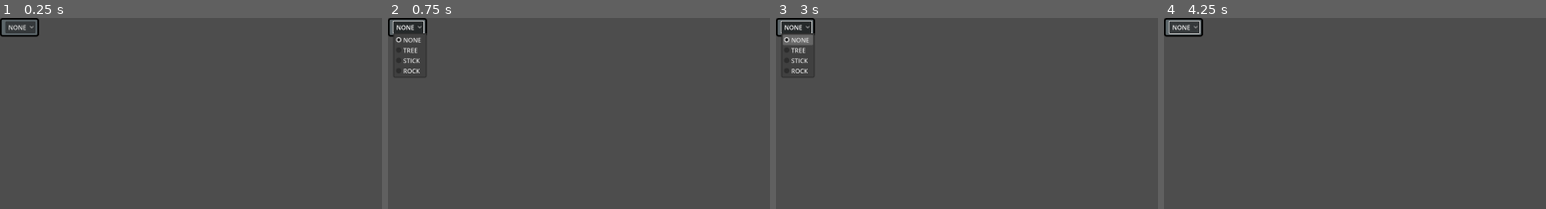
Above: before the commit, frames 1-4 (left to right).
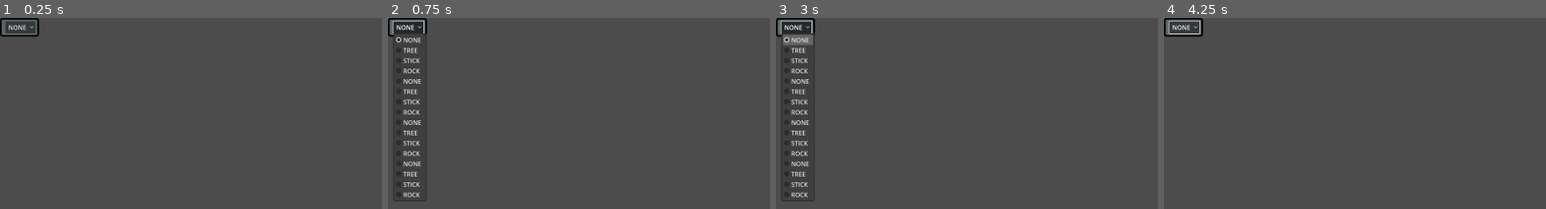
Above: after the commit, the same moments.

Repository: tefla/SpecialCirumstances
Game: Godot game, scene res://Unit/Components/Scanner/ScanFor/ScanForBlock.tscn
Same seed, same stepped clock (60 frames per second), same inputs: the game is played once before the commit and once after it. This scene is started directly instead of the project's main scene.
Inputs (mouse positions are % of the whole screen's width and height, from its top left):
- Up to frame 1 (0.25 s): no input
- Up to frame 2 (0.75 s): click "NONE" at 0.5 s
- Up to frame 3 (3 s): tap Enter at 1.25, 2.75 s; move the mouse to (72, 45) at 1.27 s; press the mouse at (72, 45) at 1.28 s; hold D (RightKey) 1.28-2 s; release the mouse at (72, 45) at 2 s; tap Space at 2 s; drag from (30, 55) to (45, 70) at 2.02 s; move the mouse to (60, 28) at 2.77 s; hold D (RightKey) from 2.78 s (still down); tap 2 (MouseModeSingle) at 2.85 s
- Up to frame 4 (4.25 s): release D (RightKey) at 3.5 s; tap Space at 3.5 s; drag from (45, 70) to (20, 35) at 3.52 s
The pictures show only the part of the screen within x 0-50%, y 0-50%; the shares and areas given below are measured in that part.

The runs differ from the first frame. In frame 2, 1.2% of the frame differs, in the area x 1-10%, y 31-96%; in frame 3, 1.2%; in frame 4, less than 0.1%.

Commit message:
moar big refactor

Diff:
--- a/BaseComponents/Component.gd
+++ b/BaseComponents/Component.gd
@@ -10,8 +10,17 @@
 	UI_PROVIDER = 1 << 0,
 	TASK_PROVIDER = 1 << 1
 }
-var features: ComponentFeatures = ComponentFeatures.NONE
-var tasks: Array[Task] = []
+@export_flags("UI Provider", "Task Provider")
+var features = 0
+
+@export var tasks: Array[Task] = []
+func _ready():
+	## Make sure to not await during _ready.
+	actor_setup.call_deferred()
+
+func actor_setup():
+	## Wait for the first physics frame so the NavigationServer can sync.
+	await get_tree().physics_frame
 
 func get_ui():
 	pass
--- a/Game.tscn
+++ b/Game.tscn
@@ -9,6 +9,11 @@
 [ext_resource type="PackedScene" uid="uid://i2uhbdpe21jo" path="res://Map/Rock.tscn" id="8_v1blu"]
 [ext_resource type="PackedScene" uid="uid://bh7w2p2iryckw" path="res://Map/Tree.tscn" id="10_3agf8"]
 
+[sub_resource type="Environment" id="Environment_y200v"]
+background_mode = 3
+glow_enabled = true
+glow_normalized = true
+
 [sub_resource type="NavigationPolygon" id="NavigationPolygon_488gv"]
 vertices = PackedVector2Array(2625.94, 987.93, -1774.35, 961.047, -1856.64, -1353.05, 2613.05, -1377.94)
 polygons = Array[PackedInt32Array]([PackedInt32Array(0, 1, 2, 3)])
@@ -16,6 +21,9 @@
 
 [node name="Game" type="Node2D"]
 script = ExtResource("1_mjcl4")
+
+[node name="WorldEnvironment" type="WorldEnvironment" parent="."]
+environment = SubResource("Environment_y200v")
 
 [node name="Camera2D" type="Camera2D" parent="."]
 position = Vector2(8, 4)
@@ -47,6 +55,7 @@
 navigation_polygon = SubResource("NavigationPolygon_488gv")
 
 [node name="Tree" parent="." instance=ExtResource("10_3agf8")]
+self_modulate = Color(2, 22, 2, 1)
 
 [node name="Tree2" parent="." instance=ExtResource("10_3agf8")]
 position = Vector2(-326, -134)
--- a/Items/Lazer/LazerComponent.tscn
+++ b/Items/Lazer/LazerComponent.tscn
@@ -5,6 +5,45 @@
 
 [sub_resource type="RectangleShape2D" id="RectangleShape2D_eymhb"]
 size = Vector2(55, 3)
+
+[sub_resource type="Animation" id="Animation_ubrsf"]
+length = 0.001
+tracks/0/type = "value"
+tracks/0/imported = false
+tracks/0/enabled = true
+tracks/0/path = NodePath("Chopper:rotation")
+tracks/0/interp = 1
+tracks/0/loop_wrap = true
+tracks/0/keys = {
+"times": PackedFloat32Array(0),
+"transitions": PackedFloat32Array(1),
+"update": 0,
+"values": [0.0]
+}
+tracks/1/type = "value"
+tracks/1/imported = false
+tracks/1/enabled = true
+tracks/1/path = NodePath("Chopper:visible")
+tracks/1/interp = 1
+tracks/1/loop_wrap = true
+tracks/1/keys = {
+"times": PackedFloat32Array(0),
+"transitions": PackedFloat32Array(1),
+"update": 1,
+"values": [false]
+}
+tracks/2/type = "value"
+tracks/2/imported = false
+tracks/2/enabled = true
+tracks/2/path = NodePath("Chopper/ChopperArea/CollisionShape2D:disabled")
+tracks/2/interp = 1
+tracks/2/loop_wrap = true
+tracks/2/keys = {
+"times": PackedFloat32Array(0),
+"transitions": PackedFloat32Array(1),
+"update": 1,
+"values": [false]
+}
 
 [sub_resource type="Animation" id="Animation_2ske3"]
 resource_name = "chop"
@@ -46,45 +85,6 @@
 "values": [false, true]
 }
 
-[sub_resource type="Animation" id="Animation_ubrsf"]
-length = 0.001
-tracks/0/type = "value"
-tracks/0/imported = false
-tracks/0/enabled = true
-tracks/0/path = NodePath("Chopper:rotation")
-tracks/0/interp = 1
-tracks/0/loop_wrap = true
-tracks/0/keys = {
-"times": PackedFloat32Array(0),
-"transitions": PackedFloat32Array(1),
-"update": 0,
-"values": [0.0]
-}
-tracks/1/type = "value"
-tracks/1/imported = false
-tracks/1/enabled = true
-tracks/1/path = NodePath("Chopper:visible")
-tracks/1/interp = 1
-tracks/1/loop_wrap = true
-tracks/1/keys = {
-"times": PackedFloat32Array(0),
-"transitions": PackedFloat32Array(1),
-"update": 1,
-"values": [false]
-}
-tracks/2/type = "value"
-tracks/2/imported = false
-tracks/2/enabled = true
-tracks/2/path = NodePath("Chopper/ChopperArea/CollisionShape2D:disabled")
-tracks/2/interp = 1
-tracks/2/loop_wrap = true
-tracks/2/keys = {
-"times": PackedFloat32Array(0),
-"transitions": PackedFloat32Array(1),
-"update": 1,
-"values": [false]
-}
-
 [sub_resource type="AnimationLibrary" id="AnimationLibrary_l1e1j"]
 _data = {
 "RESET": SubResource("Animation_ubrsf"),
--- a/Items/Lazer/LazerInvItem.tres
+++ b/Items/Lazer/LazerInvItem.tres
@@ -1,7 +1,6 @@
-[gd_resource type="Resource" script_class="InventoryItem" load_steps=4 format=3 uid="uid://yjkhvdtgoq3w"]
+[gd_resource type="Resource" script_class="InventoryItem" load_steps=3 format=3 uid="uid://yjkhvdtgoq3w"]
 
 [ext_resource type="Texture2D" uid="uid://vbavrk8crbrj" path="res://Assets/kenny-assets/Default size/shotRed.png" id="1_k3tro"]
-[ext_resource type="PackedScene" uid="uid://dn8vib6csj7hb" path="res://Items/Lazer/LazerComponent.tscn" id="1_s5m7p"]
 [ext_resource type="Script" path="res://Unit/Components/Inventory/InventoryItem.gd" id="2_a4ffl"]
 
 [resource]
@@ -9,4 +8,3 @@
 name = "Lazer"
 icon = ExtResource("1_k3tro")
 quantity = 1
-component_scene = ExtResource("1_s5m7p")
--- a/Map/Tree.tscn
+++ b/Map/Tree.tscn
@@ -17,6 +17,7 @@
 radius = 36.0555
 
 [node name="Tree" type="Area2D" node_paths=PackedStringArray("components") groups=["selectable"]]
+self_modulate = Color(2, 2, 2, 1)
 script = ExtResource("1_rpc65")
 components = [NodePath("Components/Health"), NodePath("Components/Damagable"), NodePath("Components/DeathComponent"), NodePath("Components/ScannableComponent")]
 metadata/type = "Tree"
@@ -39,7 +40,7 @@
 
 [node name="HealthBar" parent="Components/Health" instance=ExtResource("4_5mce2")]
 custom_minimum_size = Vector2(34, 7)
-anchors_preset = -1
+anchors_preset = 7
 anchor_left = 0.5
 anchor_top = 1.0
 anchor_right = 0.5
--- a/Unit/Components/CPU/CPUComponent.gd
+++ b/Unit/Components/CPU/CPUComponent.gd
@@ -5,7 +5,7 @@
 
 func _init() -> void:
 	features = ComponentFeatures.TASK_PROVIDER
-	tasks = [Sequence.new(), Repeat.new()]
+	#tasks = [Sequence.new(), Repeat.new()]
 
 func tick():
 	await get_tree().create_timer(CLOCK_SPEED).timeout
--- a/Unit/Components/Inventory/InventoryComponent.gd
+++ b/Unit/Components/Inventory/InventoryComponent.gd
@@ -6,8 +6,8 @@
 
 @onready var ui = preload("ui/Inventory.tscn").instantiate()
 
-func _init() -> void:
-	features = ComponentFeatures.UI_PROVIDER
+#func _init() -> void:
+	#features = ComponentFeatures.UI_PROVIDER
 
 func get_ui():
 	ui.entity = entity
--- a/Unit/Components/Inventory/InventoryComponent.tscn
+++ b/Unit/Components/Inventory/InventoryComponent.tscn
@@ -4,3 +4,4 @@
 
 [node name="InventoryComponent" type="Node2D"]
 script = ExtResource("1_6nadp")
+features = 1
--- a/Unit/Components/Manipulator/ManipulatorComponent.gd
+++ b/Unit/Components/Manipulator/ManipulatorComponent.gd
@@ -1,8 +1,8 @@
 extends Component
 class_name ManipulatorComponent
-func _init() -> void:
-	features = ComponentFeatures.TASK_PROVIDER
-	tasks = [PickUpTask.new(), UseTask.new()]
+#func _init() -> void:
+	#features = ComponentFeatures.TASK_PROVIDER
+	#tasks = [PickUpTask.new(), UseTask.new()]
 
 func _ready():
 	$Chopper/ChopperArea/CollisionShape2D.disabled = true
--- a/Unit/Components/Manipulator/ManipulatorComponent.tscn
+++ b/Unit/Components/Manipulator/ManipulatorComponent.tscn
@@ -1,13 +1,51 @@
-[gd_scene load_steps=8 format=3 uid="uid://canch3qcuo0i6"]
+[gd_scene load_steps=13 format=3 uid="uid://canch3qcuo0i6"]
 
 [ext_resource type="Script" path="res://Unit/Components/Manipulator/ManipulatorComponent.gd" id="1_rkpac"]
 [ext_resource type="Texture2D" uid="uid://bb0h6eqbmwhml" path="res://Assets/rect321.png" id="2_7i3l7"]
+[ext_resource type="Script" path="res://Tasks/Task.gd" id="2_cgpqk"]
+[ext_resource type="Script" path="res://Unit/Components/Manipulator/PickUp/PickUpTask.gd" id="3_ewvvb"]
+[ext_resource type="Script" path="res://Unit/Components/Manipulator/UseTask/UseTask.gd" id="4_j06bd"]
+
+[sub_resource type="Resource" id="Resource_l8bd0"]
+script = ExtResource("3_ewvvb")
+children = Array[ExtResource("2_cgpqk")]([])
+
+[sub_resource type="Resource" id="Resource_mxd3b"]
+script = ExtResource("4_j06bd")
+children = Array[ExtResource("2_cgpqk")]([])
 
 [sub_resource type="CircleShape2D" id="CircleShape2D_jyme7"]
 radius = 40.0
 
 [sub_resource type="RectangleShape2D" id="RectangleShape2D_3d4g0"]
 size = Vector2(55, 3)
+
+[sub_resource type="Animation" id="Animation_tjybu"]
+length = 0.001
+tracks/0/type = "value"
+tracks/0/imported = false
+tracks/0/enabled = true
+tracks/0/path = NodePath("Chopper:rotation")
+tracks/0/interp = 1
+tracks/0/loop_wrap = true
+tracks/0/keys = {
+"times": PackedFloat32Array(0),
+"transitions": PackedFloat32Array(1),
+"update": 0,
+"values": [0.0]
+}
+tracks/1/type = "value"
+tracks/1/imported = false
+tracks/1/enabled = true
+tracks/1/path = NodePath("Chopper:visible")
+tracks/1/interp = 1
+tracks/1/loop_wrap = true
+tracks/1/keys = {
+"times": PackedFloat32Array(0),
+"transitions": PackedFloat32Array(1),
+"update": 1,
+"values": [false]
+}
 
 [sub_resource type="Animation" id="Animation_c2daa"]
 resource_name = "chop"
@@ -49,33 +87,6 @@
 "values": []
 }
 
-[sub_resource type="Animation" id="Animation_tjybu"]
-length = 0.001
-tracks/0/type = "value"
-tracks/0/imported = false
-tracks/0/enabled = true
-tracks/0/path = NodePath("Chopper:rotation")
-tracks/0/interp = 1
-tracks/0/loop_wrap = true
-tracks/0/keys = {
-"times": PackedFloat32Array(0),
-"transitions": PackedFloat32Array(1),
-"update": 0,
-"values": [0.0]
-}
-tracks/1/type = "value"
-tracks/1/imported = false
-tracks/1/enabled = true
-tracks/1/path = NodePath("Chopper:visible")
-tracks/1/interp = 1
-tracks/1/loop_wrap = true
-tracks/1/keys = {
-"times": PackedFloat32Array(0),
-"transitions": PackedFloat32Array(1),
-"update": 1,
-"values": [false]
-}
-
 [sub_resource type="AnimationLibrary" id="AnimationLibrary_kdg1u"]
 _data = {
 "RESET": SubResource("Animation_tjybu"),
@@ -84,6 +95,8 @@
 
 [node name="MannipulatorComponent" type="Node2D"]
 script = ExtResource("1_rkpac")
+features = 2
+tasks = Array[ExtResource("2_cgpqk")]([SubResource("Resource_l8bd0"), SubResource("Resource_mxd3b")])
 
 [node name="Area2D" type="Area2D" parent="."]
 
--- a/Unit/Components/Memory/MemoryComponent.gd
+++ b/Unit/Components/Memory/MemoryComponent.gd
@@ -1,15 +1,15 @@
 extends Component
 class_name MemoryComponent
-var _ui: PackedScene = preload("MemoryUI.tscn")
-var ui
-func _init() -> void:
-	features = ComponentFeatures.UI_PROVIDER
-	ui = _ui.instantiate()
+@export var memory_ui: PackedScene = preload("MemoryUI.tscn")
+var _ui: MemoryUI
+func _ready() -> void:
+	#features = ComponentFeatures.UI_PROVIDER
+	_ui = memory_ui.instantiate()
 	_actor_wait.call_deferred()
 
 func _actor_wait():
 	await get_tree().process_frame
 
 func get_ui() -> MemoryUI:
-	ui.entity = entity
-	return ui
+	_ui.entity = entity
+	return _ui
--- a/Unit/Components/Memory/MemoryUI.gd
+++ b/Unit/Components/Memory/MemoryUI.gd
@@ -19,12 +19,12 @@
 
 func _actor_wait():
 	await get_tree().process_frame
-	populate_task_palette()
-	var root = ResourceLoader.load("user://tree.res")
-	if root is Task:
-		root.entity = entity
-		program_editor.root = root
-		program_editor.redraw()
+	#populate_task_palette()
+	#var root = ResourceLoader.load("user://tree.res")
+	#if root is Task:
+		#root.entity = entity
+		#program_editor.root = root
+		#program_editor.redraw()
 
 func _on_step_pressed() -> void:
 	program_editor.root.entity = entity
--- a/Unit/Components/Motor/MotorComponent.gd
+++ b/Unit/Components/Motor/MotorComponent.gd
@@ -4,18 +4,17 @@
 enum {
 	MOVING, STOPPED
 }
-var movement_speed: float = 200.0
+@export var movement_speed: float = 200.0
 var movement_target_position: Vector2
 var movement_state = STOPPED
 signal nav_finished(target_reached: bool)
 
-func _init() -> void:
-	features = ComponentFeatures.TASK_PROVIDER
-	tasks = [MoveToTask.new()]
+#func _init() -> void:
+	#features = ComponentFeatures.TASK_PROVIDER
 
 
 #@export var unit_name = "Unit"
-@onready var navigation_agent: NavigationAgent2D = $NavigationAgent2D
+@export var navigation_agent: NavigationAgent2D
 
 func set_target(t: Vector2):
 	movement_target_position = t
--- a/Unit/Components/Motor/MotorComponent.tscn
+++ b/Unit/Components/Motor/MotorComponent.tscn
@@ -1,10 +1,18 @@
-[gd_scene load_steps=3 format=3 uid="uid://cgcavuyj3yhtw"]
+[gd_scene load_steps=6 format=3 uid="uid://cgcavuyj3yhtw"]
 
 [ext_resource type="Script" path="res://Unit/Components/Motor/MotorComponent.gd" id="1_q3ubq"]
 [ext_resource type="Texture2D" uid="uid://r2bo37vtaxsp" path="res://Assets/Icons/crosshair003.png" id="2_0y1xf"]
+[ext_resource type="Script" path="res://Tasks/Task.gd" id="2_3241d"]
+[ext_resource type="Script" path="res://Unit/Components/Motor/MoveTo/MoveToTask.gd" id="3_5j4g0"]
+
+[sub_resource type="Resource" id="Resource_axqkb"]
+script = ExtResource("3_5j4g0")
+children = Array[ExtResource("2_3241d")]([])
 
 [node name="MotorComponent" type="Node2D"]
 script = ExtResource("1_q3ubq")
+features = 2
+tasks = Array[ExtResource("2_3241d")]([SubResource("Resource_axqkb")])
 
 [node name="NavigationAgent2D" type="NavigationAgent2D" parent="."]
 path_desired_distance = 80.5
--- a/Unit/Components/Scanner/ScanFor/ScanForBlock.tscn
+++ b/Unit/Components/Scanner/ScanFor/ScanForBlock.tscn
@@ -32,3 +32,27 @@
 
 [node name="OptionButton" type="OptionButton" parent="HBox"]
 layout_mode = 2
+selected = 0
+item_count = 12
+popup/item_0/text = "NONE"
+popup/item_1/text = "TREE"
+popup/item_1/id = 1
+popup/item_2/text = "STICK"
+popup/item_2/id = 2
+popup/item_3/text = "ROCK"
+popup/item_3/id = 3
+popup/item_4/text = "NONE"
+popup/item_4/id = 4
+popup/item_5/text = "TREE"
+popup/item_5/id = 1
+popup/item_6/text = "STICK"
+popup/item_6/id = 2
+popup/item_7/text = "ROCK"
+popup/item_7/id = 3
+popup/item_8/text = "NONE"
+popup/item_9/text = "TREE"
+popup/item_9/id = 1
+popup/item_10/text = "STICK"
+popup/item_10/id = 2
+popup/item_11/text = "ROCK"
+popup/item_11/id = 3
--- a/Unit/Components/Scanner/ScannerComponent.gd
+++ b/Unit/Components/Scanner/ScannerComponent.gd
@@ -3,9 +3,9 @@
 
 @onready var area = $Area2D
 @onready var scanner = $AnimationPlayer
-func _init() -> void:
-	features = ComponentFeatures.TASK_PROVIDER
-	tasks = [ScanForTask.new()]
+#func _init() -> void:
+	#features = ComponentFeatures.TASK_PROVIDER
+	#tasks = [ScanForTask.new()]
 func sort_nodes_by_distance(reference_point: Vector2, nodes: Array):
 	nodes.sort_custom(func(a, b):
 		var dist_a = a.position.distance_to(reference_point)
--- a/Unit/Components/Scanner/ScannerComponent.tscn
+++ b/Unit/Components/Scanner/ScannerComponent.tscn
@@ -1,7 +1,13 @@
-[gd_scene load_steps=7 format=3 uid="uid://gu6nsy06g8n0"]
+[gd_scene load_steps=10 format=3 uid="uid://gu6nsy06g8n0"]
 
 [ext_resource type="Script" path="res://Unit/Components/Scanner/ScannerComponent.gd" id="1_iowno"]
 [ext_resource type="Texture2D" uid="uid://dm8xswn6ijana" path="res://Assets/path1085.png" id="2_2ru85"]
+[ext_resource type="Script" path="res://Tasks/Task.gd" id="2_grt6c"]
+[ext_resource type="Script" path="res://Unit/Components/Scanner/ScanFor/ScanForTask.gd" id="3_dbdm1"]
+
+[sub_resource type="Resource" id="Resource_vxgev"]
+script = ExtResource("3_dbdm1")
+children = Array[ExtResource("2_grt6c")]([])
 
 [sub_resource type="CircleShape2D" id="CircleShape2D_7k5pv"]
 radius = 500.0
@@ -46,6 +52,8 @@
 
 [node name="ScannerComponent" type="Node2D"]
 script = ExtResource("1_iowno")
+features = 2
+tasks = Array[ExtResource("2_grt6c")]([SubResource("Resource_vxgev")])
 
 [node name="Area2D" type="Area2D" parent="."]
 visible = false
--- a/Unit/Unit.gd
+++ b/Unit/Unit.gd
@@ -10,7 +10,6 @@
 #
 ## var components: Array[BaseComponent] = []
 #
-var panels = []
 var movement_speed: float = 200.0
 var movement_target_position: Vector2
 #@export var unit_name = "Unit"
@@ -21,7 +20,7 @@
 func actor_setup():
 	## Wait for the first physics frame so the NavigationServer can sync.
 	await get_tree().physics_frame
-	generate_panels()
+	#generate_panels()
 # Called every frame. 'delta' is the elapsed time since the previous frame.
 func _process(delta: float) -> void:
 	if selected:
@@ -30,9 +29,7 @@
 		modulate = Color.WHITE
 
 func get_panels():
-	return panels
-func generate_panels():
-	panels = []
+	var panels = []
 	for comp in components:
 		if comp.features & Component.ComponentFeatures.UI_PROVIDER:
 			print("Generate UI for: %s" % [comp.get_class()])
@@ -40,3 +37,4 @@
 
 	for comp in components:
 		comp.initialise()
+	return panels
--- a/Unit/Unit.tscn
+++ b/Unit/Unit.tscn
@@ -1,16 +1,54 @@
-[gd_scene load_steps=10 format=3 uid="uid://cy30xxeibl4ms"]
+[gd_scene load_steps=22 format=3 uid="uid://cy30xxeibl4ms"]
 
 [ext_resource type="Script" path="res://Unit/Unit.gd" id="1_x564y"]
 [ext_resource type="Texture2D" uid="uid://dt163nr8xf3g1" path="res://Assets/kenny-assets/Default size/tankBody_blue.png" id="2_nkeru"]
 [ext_resource type="Script" path="res://Unit/Components/CPU/CPUComponent.gd" id="3_rcme6"]
 [ext_resource type="Script" path="res://Unit/Components/Memory/MemoryComponent.gd" id="4_7ygos"]
-[ext_resource type="PackedScene" uid="uid://gu6nsy06g8n0" path="res://Unit/Components/Scanner/ScannerComponent.tscn" id="6_h24oc"]
-[ext_resource type="PackedScene" uid="uid://cgcavuyj3yhtw" path="res://Unit/Components/Motor/MotorComponent.tscn" id="6_u8rkh"]
-[ext_resource type="PackedScene" uid="uid://canch3qcuo0i6" path="res://Unit/Components/Manipulator/ManipulatorComponent.tscn" id="7_misku"]
-[ext_resource type="PackedScene" uid="uid://cru7r7s3i4f4h" path="res://Unit/Components/Inventory/InventoryComponent.tscn" id="8_drxgu"]
+[ext_resource type="Script" path="res://Tasks/Task.gd" id="4_b1cmp"]
+[ext_resource type="Script" path="res://Unit/Components/CPU/Repeat/RepeatTask.gd" id="5_3tnx7"]
+[ext_resource type="Script" path="res://Unit/Components/CPU/Sequence.gd" id="6_3ytlq"]
+[ext_resource type="Script" path="res://Unit/Components/Motor/MoveTo/MoveToTask.gd" id="9_16r8y"]
+[ext_resource type="Script" path="res://Unit/Components/Scanner/ScanFor/ScanForTask.gd" id="11_5570m"]
+[ext_resource type="Script" path="res://Unit/Components/Manipulator/PickUp/PickUpTask.gd" id="13_yor6t"]
+[ext_resource type="Script" path="res://Unit/Components/Manipulator/UseTask/UseTask.gd" id="14_0r6w2"]
+[ext_resource type="Script" path="res://Unit/Components/Motor/MotorComponent.gd" id="14_kr1k5"]
 
 [sub_resource type="RectangleShape2D" id="RectangleShape2D_e6uul"]
 size = Vector2(28, 28)
+
+[sub_resource type="Resource" id="Resource_vwbh1"]
+script = ExtResource("5_3tnx7")
+LIMIT = 5
+children = Array[ExtResource("4_b1cmp")]([])
+
+[sub_resource type="Resource" id="Resource_hg4dd"]
+script = ExtResource("6_3ytlq")
+children = Array[ExtResource("4_b1cmp")]([])
+
+[sub_resource type="Resource" id="Resource_jextn"]
+script = ExtResource("9_16r8y")
+children = Array[ExtResource("4_b1cmp")]([])
+
+[sub_resource type="Resource" id="Resource_4x138"]
+script = ExtResource("13_yor6t")
+children = Array[ExtResource("4_b1cmp")]([])
+
+[sub_resource type="Resource" id="Resource_2oqjv"]
+script = ExtResource("5_3tnx7")
+LIMIT = 5
+children = Array[ExtResource("4_b1cmp")]([])
+
+[sub_resource type="Resource" id="Resource_ueig5"]
+script = ExtResource("11_5570m")
+children = Array[ExtResource("4_b1cmp")]([])
+
+[sub_resource type="Resource" id="Resource_aok3i"]
+script = ExtResource("14_0r6w2")
+children = Array[ExtResource("4_b1cmp")]([])
+
+[sub_resource type="Resource" id="Resource_fe5hq"]
+script = ExtResource("9_16r8y")
+children = Array[ExtResource("4_b1cmp")]([])
 
 [node name="Unit" type="CharacterBody2D" node_paths=PackedStringArray("components") groups=["selectable"]]
 editor_description = "Da Player!"
@@ -18,7 +56,7 @@
 input_pickable = true
 motion_mode = 1
 script = ExtResource("1_x564y")
-components = [NodePath("Components/CPUComponent"), NodePath("Components/MemoryComponent"), NodePath("Components/MotorComponent"), NodePath("Components/ScannerComponent"), NodePath("Components/MannipulatorComponent"), NodePath("Components/InventoryComponent")]
+components = [NodePath("Components/MemoryComponent")]
 
 [node name="Polygon2D" type="Polygon2D" parent="."]
 visible = false
@@ -36,17 +74,21 @@
 [node name="CPUComponent" type="Node2D" parent="Components"]
 script = ExtResource("3_rcme6")
 CLOCK_SPEED = 0
+features = 6
+tasks = Array[ExtResource("4_b1cmp")]([SubResource("Resource_vwbh1"), SubResource("Resource_hg4dd")])
 
 [node name="MemoryComponent" type="Node2D" parent="Components"]
 script = ExtResource("4_7ygos")
+features = 3
+tasks = Array[ExtResource("4_b1cmp")]([SubResource("Resource_jextn"), SubResource("Resource_4x138"), SubResource("Resource_2oqjv"), SubResource("Resource_ueig5"), SubResource("Resource_aok3i")])
 
-[node name="MotorComponent" parent="Components" instance=ExtResource("6_u8rkh")]
+[node name="MotorComponent" type="Node2D" parent="Components" node_paths=PackedStringArray("navigation_agent")]
+script = ExtResource("14_kr1k5")
+navigation_agent = NodePath("NavigationAgent2D")
+features = 2
+tasks = Array[ExtResource("4_b1cmp")]([SubResource("Resource_fe5hq")])
 
-[node name="ScannerComponent" parent="Components" instance=ExtResource("6_h24oc")]
-
-[node name="MannipulatorComponent" parent="Components" instance=ExtResource("7_misku")]
-
-[node name="InventoryComponent" parent="Components" instance=ExtResource("8_drxgu")]
+[node name="NavigationAgent2D" type="NavigationAgent2D" parent="Components/MotorComponent"]
 
 [connection signal="mouse_entered" from="." to="." method="_on_mouse_entered"]
 [connection signal="mouse_exited" from="." to="." method="_on_mouse_exited"]
--- a/project.godot
+++ b/project.godot
@@ -105,3 +105,4 @@
 [rendering]
 
 textures/vram_compression/import_etc2_astc=true
+viewport/hdr_2d=true
Not shown: 1 places in Game.tscn that only renumber resources
